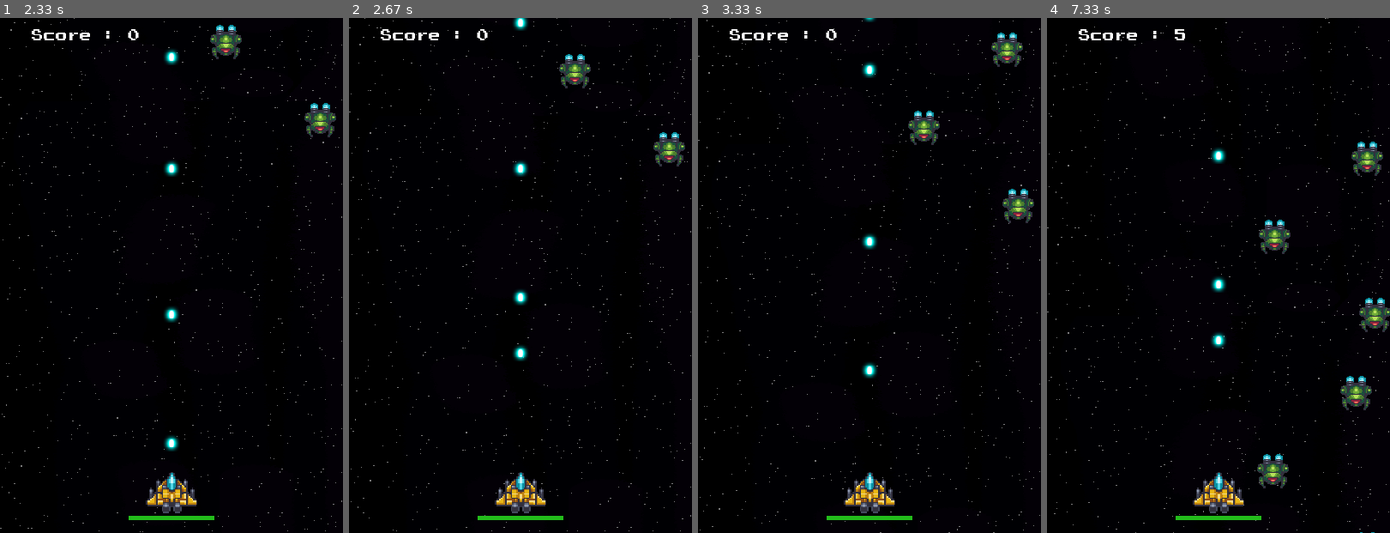
Above: before the commit, frames 1-4 (left to right).
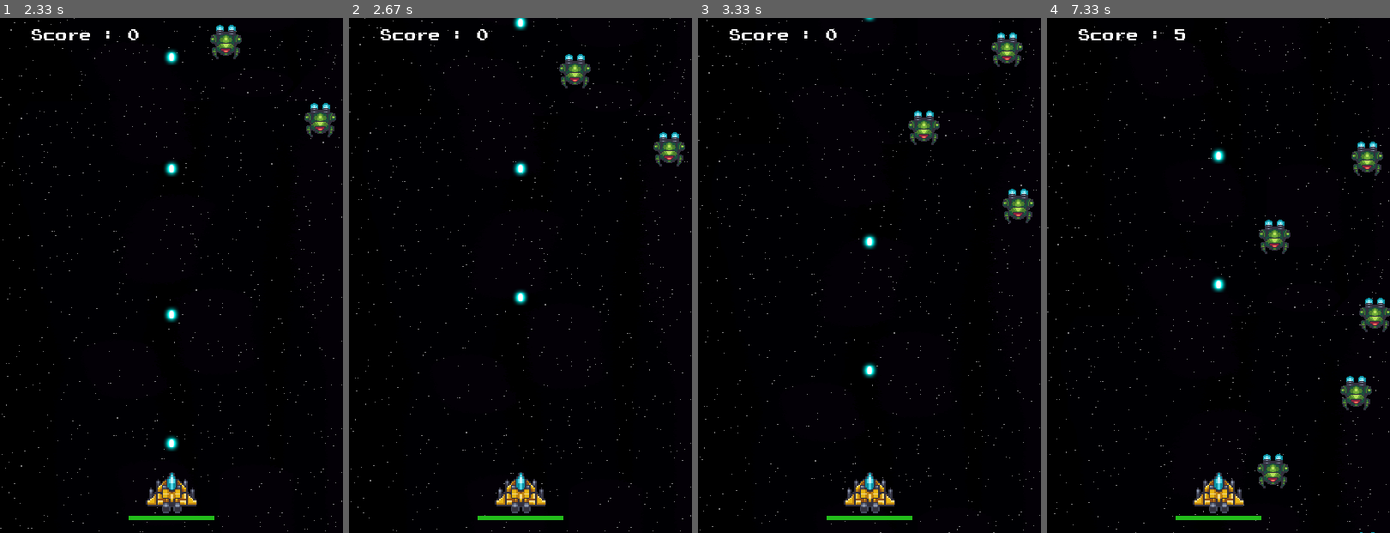
Above: after the commit, the same moments.

Repository: Fabien-crypto/SpaceShooter
Game: pygame game, started from menu.py
Two runs of this game, one before a commit and one after it. Both use one fixed random seed, a clock stepped at 60 frames per second and the inputs below.
Inputs:
- Up to frame 1 (2.33 s): click "PLAY" at 0.38 s; tap Space at 0.67, 1.07, 1.37, 1.63, 1.97, 2.27 s
- Up to frame 2 (2.67 s): tap Space at 2.4 s
- Up to frame 3 (3.33 s): tap Space at 2.8, 3.1 s
- Up to frame 4 (7.33 s): tap Space at 3.47, 3.87, 4.17, 4.37, 4.67, 4.87, 5.2, 5.5, 5.7, 6, 6.27, 6.6, 6.9, 7.03 s

Frame 1 is identical in both runs. In frame 2, 0.1% of the frame differs, in the area x 47-53%, y 63-67%; in frame 3, 0.1%; in frame 4, 0.1%.

Commit message:
Validation

Diff:
--- a/game.py
+++ b/game.py
@@ -6,7 +6,9 @@
 class Game:
     def __init__(self):
         #Génère notre joueur#
+        self.all_players = pygame.sprite.Group()
         self.player = Player(self)
+        self.all_players.add(self.player)
         self.all_monsters = pygame.sprite.Group()
         self.monster  = Monster(self)
         self.pressed = {}
--- a/main.py
+++ b/main.py
@@ -61,6 +61,7 @@
     #Appliquer image de notre joueur#
     screen.blit(game.player.image, game.player.rect)
     clock.tick(100)
+
     #Appliquer l'ensemble de mon grp de projectiles en les dessinant#
     game.player.all_projectiles.draw(screen)
     game.all_monsters.draw(screen)
--- a/monster.py
+++ b/monster.py
@@ -12,7 +12,7 @@
         self.explosion.set_volume(0.5)
         self.health = 30
         self.max_health = 30
-        self.attack = 30
+        self.attack = 10
         self.velocity = 1
         self.all_laser = pygame.sprite.Group()
         self.image = pygame.image.load('assets/vaisseaux/ennemies/enemy-01/nomove.png')
@@ -30,6 +30,9 @@
 
     def forward(self):
         self.rect.y += self.velocity
+        if self.game.check_collision(self,self.game.all_players) :
+            self.game.player.damage(self.attack)
+            self.game.all_monsters.remove(self)
 
     def launch_laser(self) :
         self.all_laser.add(Laser_ennemie(self))
--- a/player.py
+++ b/player.py
@@ -16,12 +16,12 @@
         self.rect = self.image.get_rect()
         self.rect.x = 160
         self.rect.y = 500
-        self.shoot_delay = 120
+        self.shoot_delay = 180
         self.last_shoot =  pygame.time.get_ticks()
 
     def damage(self, amount) :
-        if self.health <= 0 :
-            self.remove()
+        if self.health < 50 :
+            self.game.all_players.remove(self)
         else :
             self.health -= amount
 
